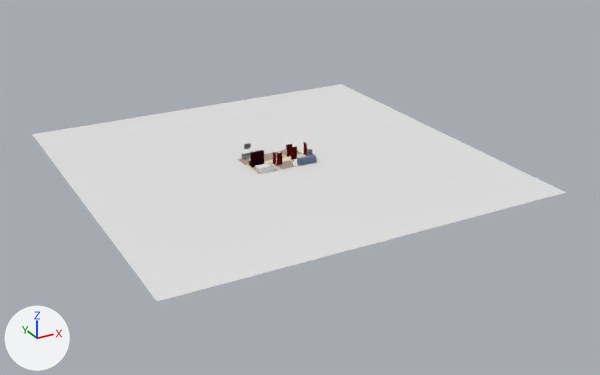
A saved change to the Blender file app/blender/evening.blend.
Before and after are seen from a camera (50 mm lens) standing at (-53.7, -105.2, 47.3) and looking at (2.4, -3.0, -3.8). Arrows for +X, +Y and +Z are at lower left; the lights stay in place.

Names of what the first picture shows: 'bed', 'ground', 'wardrobe'.
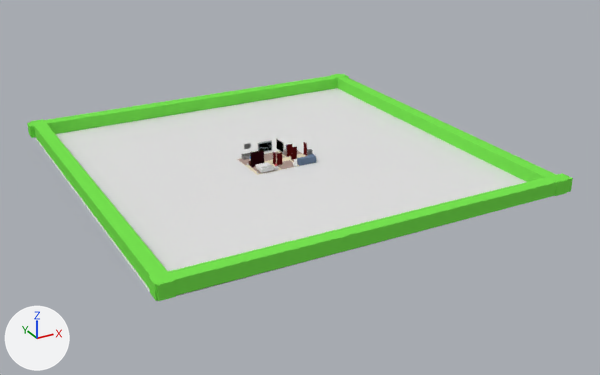
Where the change shows, as pixel boxes (x1, y1, x2, y2) in the pictures (600 x 375 px):
'Cube.002', added (green): after (148, 173, 573, 301)
'Cube.000', added (green): after (31, 119, 176, 301)
'Cube.003', added (green): after (27, 74, 349, 138)
'Cube.001', added (green): after (331, 74, 568, 196)
'wardrobe', recoloured: (250, 150, 264, 167) in both
'bed', moved: before (255, 163, 274, 174); after (255, 162, 274, 173)
'up_map', added: after (258, 140, 272, 152)
'console', added: after (276, 138, 284, 153)

The change, as a diff of the scene's bpy script:
```diff
--- a/app/blender/evening.blend.py
+++ b/app/blender/evening.blend.py
@@ mat_material_003 @@
 mat_material_003 = diffuse_material('Material.003')
-mat_material_003.base_color = (0.0204, 0.00208, 0.00454)  # black #27070e
+mat_material_003.base_color = (0.19, 0.8, 0.0836)  # green #79e752
@@ mat_material_006 @@
+mat_material_006 = diffuse_material('Material.006')
+mat_material_006.base_color = (0.507, 0.507, 0.507)  # grey #bdbdbd
@@ mat_material_010 @@
+mat_material_010 = diffuse_material('Material.010')
+mat_material_010.base_color = (0.0, 0.0, 0.0)  # black #000000
@@ mat_walls_001 @@
+mat_walls_001 = diffuse_material('Walls.001')
+mat_walls_001.base_color = (0.536, 0.652, 0.736)  # light grey #c1d3df
@@ mat_material_000 @@
+mat_material_000 = diffuse_material('Material.000')
+mat_material_000.base_color = (0.507, 0.507, 0.507)  # grey #bdbdbd
@@ me_cube_012 @@
+me_cube_012.from_pydata(...)  # 32 vertices, 30 faces; spans x -1.0..1.0, y -1.0..1.0, z -1.0..1.0
+# faces by material slot: [1, 29]
+me_cube_012.materials.append(mat_material_010)  # black #000000
+me_cube_012.materials.append(mat_material_006)  # grey #bdbdbd
@@ me_cube_007 @@
+me_cube_007.from_pydata(...)  # 200 vertices, 176 faces; spans x -3.0..3.0, y -69.0..150.0, z -4.0..1.0
+# faces by material slot: [146, 1, 29]
+me_cube_007.materials.append(mat_walls_001)  # light grey #c1d3df
+me_cube_007.materials.append(mat_material)  # white #e7e7e7
+me_cube_007.materials.append(mat_material_000)  # grey #bdbdbd
@@ me_cube_006_1 @@
+me_cube_006_1.from_pydata(...)  # a box spanning x -1.0..1.0, y -1.0..1.0, z -1.0..1.0
+me_cube_006_1.materials.append(mat_material_003)  # green #79e752
@@ ob_bed @@
 ob_bed = bpy.data.objects.new('bed', None)
-ob_bed.location = (-3.3, -2.4, 0.0)
+ob_bed.location = (-3.3, -2.4, 0.1)
 ob_bed.show_instancer_for_render = False
@@ ob_console @@
+ob_console = bpy.data.objects.new('console', me_cube_012)
+ob_console.location = (1.9, 2.3, 1.3)
+ob_console.scale = (0.0616, 1.15, 0.832)
@@ ob_up_map @@
+ob_up_map = bpy.data.objects.new('up_map', me_cube_007)
+ob_up_map.location = (0.2, 3.3, 1.3)
+ob_up_map.rotation_euler = (0.0, -1.571, 1.571)  # degrees (0, -90, 90)
+ob_up_map.scale = (-0.282, 0.011, 0.0461)
@@ ob_cube_001 @@
+ob_cube_001 = bpy.data.objects.new('Cube.001', me_cube_006_1)
+ob_cube_001.location = (28.8, 0.2, 1.0)
+ob_cube_001.scale = (1.0, 30.4, 1.0)
@@ ob_cube_000 @@
+ob_cube_000 = bpy.data.objects.new('Cube.000', me_cube_006_1.copy())
+ob_cube_000.location = (-28.8, 0.3, 1.1)
+ob_cube_000.scale = (1.0, 30.4, 1.0)
@@ ob_cube_002 @@
+ob_cube_002 = bpy.data.objects.new('Cube.002', me_cube_006_1.copy())
+ob_cube_002.location = (0.3, -29.0, 1.1)
+ob_cube_002.rotation_euler = (0.0, 0.0, -1.575)  # degrees (0, 0, -90)
+ob_cube_002.scale = (1.0, 30.4, 1.0)
@@ ob_cube_003 @@
+ob_cube_003 = bpy.data.objects.new('Cube.003', me_cube_006_1.copy())
+ob_cube_003.location = (-0.1, 29.1, 1.0)
+ob_cube_003.rotation_euler = (0.0, 0.0, -1.575)  # degrees (0, 0, -90)
+ob_cube_003.scale = (1.0, 30.4, 1.0)
```
